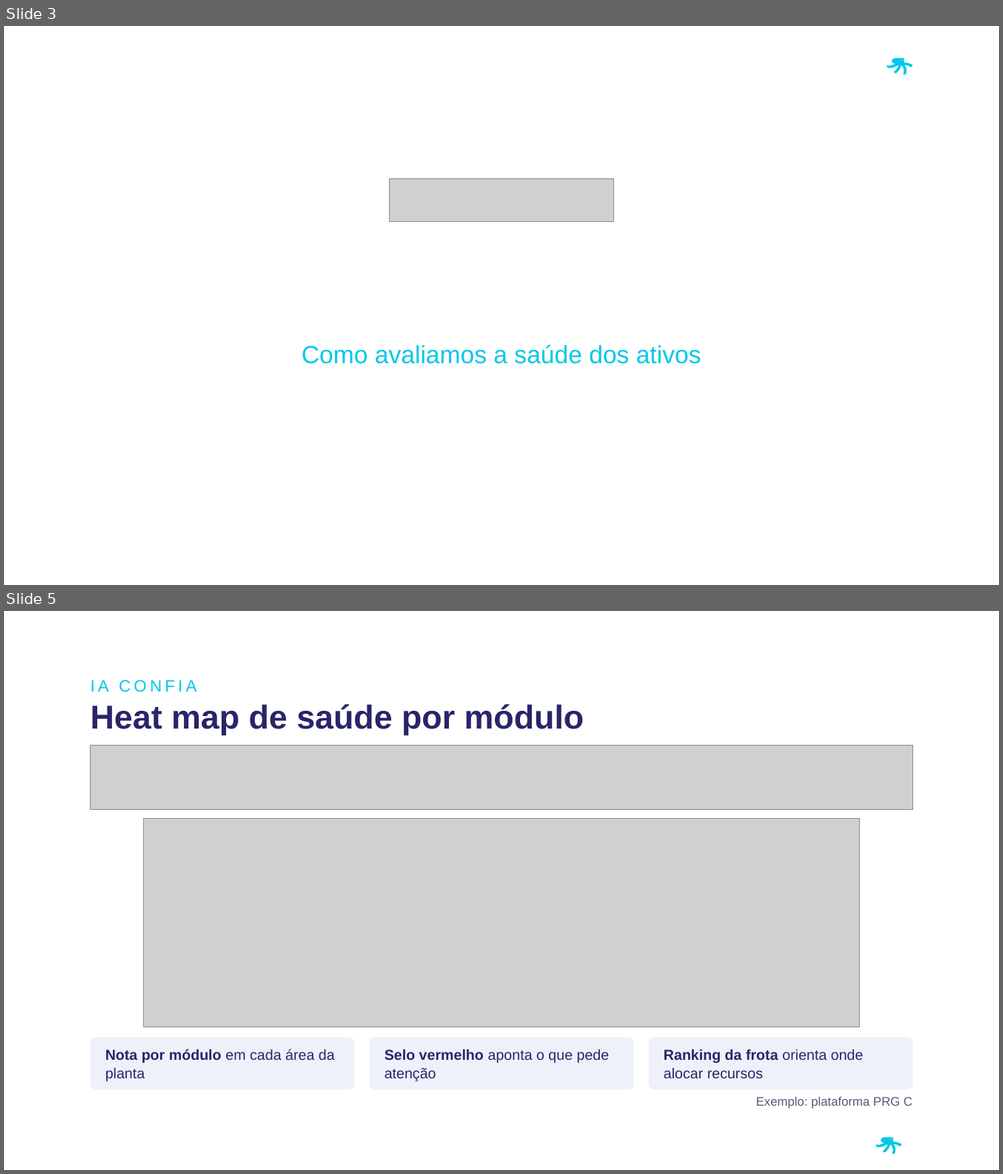
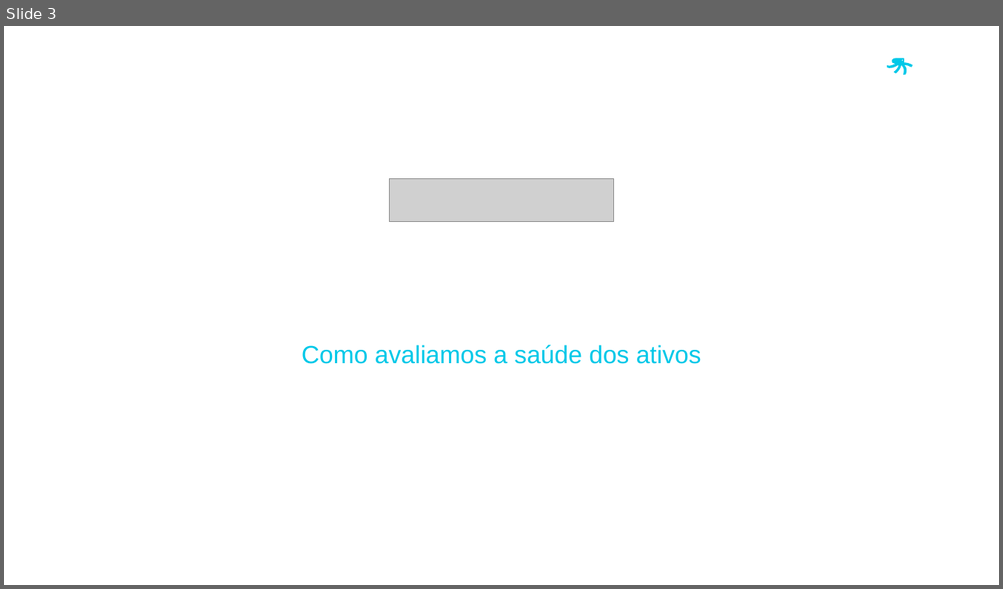
Before and after one commit to LucasRibaas/Planejamento, a slide deck: Investor_Day_PRIO_2026.pptx. Shown one above the other, each under a label of ours: slides 3 and 5 before the commit, slide 3 after it; the slides between them are not shown. The pictures are 1003x1174 and 1003x589 pixels, drawn with LibreOffice and Linux fonts; fonts in the diff are those of the drawing; grey boxes stand for pictures; background and template pictures are left out. Boxes give left, top, right and bottom in pixels: in the first picture for what was removed or moved away, otherwise in the second. Text is boxed around its words. In the diff, an @@ line names an element or a change of style, - is before the commit and + after.

```diff
--- a/Investor_Day_PRIO_2026.pptx
+++ b/Investor_Day_PRIO_2026.pptx
@@ slide 5 removed at box(4, 611, 999, 1170), background picture (left out) @@
@@ text removed at box(91, 680, 196, 692) @@
-IA CONFIA
@@ text removed at box(91, 704, 584, 735) @@
-Heat map de saúde por módulo
@@ picture removed at box(91, 745, 913, 810) @@
@@ picture removed at box(144, 819, 859, 1028) @@
@@ rounded rectangle removed at box(91, 1038, 355, 1090) @@
@@ text removed at box(105, 1049, 335, 1082) @@
-Nota por módulo em cada área da planta
@@ rounded rectangle removed at box(370, 1038, 634, 1090) @@
@@ text removed at box(384, 1049, 609, 1082) @@
-Selo vermelho aponta o que pede atenção
@@ rounded rectangle removed at box(649, 1038, 913, 1090) @@
@@ text removed at box(663, 1049, 863, 1079) @@
-Ranking da frota orienta onde alocar recursos
@@ text removed at box(756, 1097, 912, 1109) @@
-Exemplo: plataforma PRG C
@@ freeform shape removed at box(876, 1138, 902, 1154) @@
@@ freeform shape removed at box(923, 1138, 945, 1150) @@
@@ freeform shape removed at box(947, 1138, 966, 1151) @@
```
Also in this commit, not shown: 1 slide changed.
